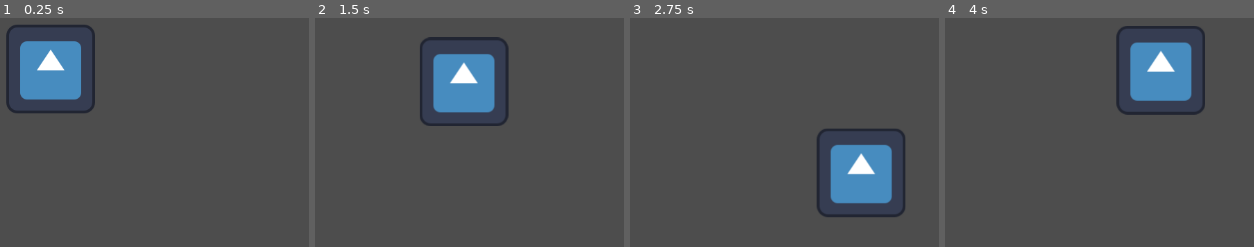
Above: before the commit, frames 1-4 (left to right).
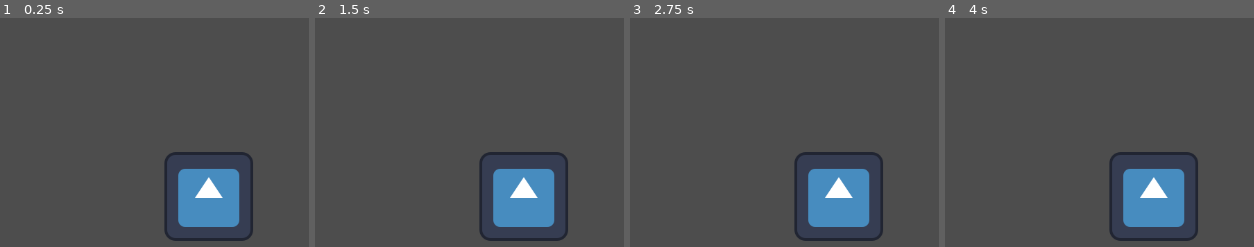
Above: after the commit, the same moments.

Repository: GeometricParrot/GMTK-2023-godot-horror
Game: Godot game, scene res://World/world.tscn
Same seed, same stepped clock (60 frames per second), same inputs: the game is played once before the commit and once after it. The engine's default icon, where the game draws it, is replaced by a stand-in: a white triangle on a blue panel in a dark square.
Inputs:
- Up to frame 1 (0.25 s): no input
- Up to frame 2 (1.5 s): tap Enter at 0.5 s; hold D (right) 0.53-1.28 s; hold S (down) from 1.28 s (still down)
- Up to frame 3 (2.75 s): release S (down) at 2.03 s; hold D (right) from 2.03 s (still down)
- Up to frame 4 (4 s): release D (right) at 2.78 s; hold W (up) 2.78-3.53 s; hold A (left) from 3.53 s (still down)

The runs differ from the first frame. In frame 1, 13% of the frame differs, in the area x 1-82%, y 3-98%; in frame 2, 13%, in the area x 33-82%, y 8-98%; in frame 3, 8.9%; in frame 4, 13%.

Commit message:
Add audio fade and triggers

Diff:
--- a/Player/player.gd
+++ b/Player/player.gd
@@ -13,10 +13,10 @@
 	var input_vector := Vector2.ZERO
 
 	input_vector = Input.get_vector("left","right","up","down")
-	print(velocity)
+
 
 	input_vector = input_to_dir(input_vector)
-	print(input_vector)
+
 	direction = direction.lerp(input_vector, accel)
 
 	velocity = direction * maxSpeed  * delta * 60.0
--- a/Player/player.tscn
+++ b/Player/player.tscn
@@ -7,9 +7,15 @@
 radius = 76.0
 height = 152.0
 
+[sub_resource type="CapsuleShape2D" id="CapsuleShape2D_idwtr"]
+radius = 85.0
+height = 210.0
+
 [node name="Player" type="CharacterBody2D"]
+collision_layer = 3
+collision_mask = 3
+motion_mode = 1
 script = ExtResource("1_fscpc")
-speed = 200.0
 
 [node name="Icon" type="Sprite2D" parent="."]
 position = Vector2(-1, 13)
@@ -18,3 +24,12 @@
 [node name="CollisionShape2D" type="CollisionShape2D" parent="."]
 position = Vector2(-3, 14)
 shape = SubResource("CapsuleShape2D_2dqk7")
+
+[node name="PlayerMusicTrigger" type="Area2D" parent="."]
+collision_layer = 2
+collision_mask = 0
+
+[node name="CollisionShape2D" type="CollisionShape2D" parent="PlayerMusicTrigger"]
+shape = SubResource("CapsuleShape2D_idwtr")
+
+[node name="Camera2D" type="Camera2D" parent="."]
--- a/SFX/music_c_ontroller.gd
+++ b/SFX/music_c_ontroller.gd
@@ -1,12 +1,45 @@
 extends Node
+
+
+var currentlyPlaying: int	# index in playlist array
+@onready var playlist = [$Armory, $Cell, $Hallway,
+$Janitory, $Lockers, $Office, $Research]
 
 
 # Called when the node enters the scene tree for the first time.
 func _ready():
-	$Music.play()
+	pass
 
 
 # Called every frame. 'delta' is the elapsed time since the previous frame.
-func _process(delta):
-	if $Music.playing == false:
-		$Music.play()
+func _process(_delta):
+	pass
+
+
+func _on_trigger_hall_area_entered(_area):
+	print("playing hall")
+	play_song(2)
+
+
+func _on_trigger_research_area_entered(_area):
+	print("playing research")
+	play_song(6)
+
+
+func play_song(newSong: int):
+
+	if newSong != currentlyPlaying:
+
+		# start the song if not playing
+		if playlist[newSong].playing == false:
+			playlist[newSong].play(2.0)
+
+		# create faders
+		var fadeIn = get_tree().create_tween()
+		var fadeOut = get_tree().create_tween()
+
+		# fade the songs in and out
+		fadeOut.tween_property(playlist[currentlyPlaying], "volume_db" , -40, 1)
+		fadeIn.tween_property(playlist[newSong], "volume_db" , -15, 1)
+
+		currentlyPlaying = newSong
--- a/SFX/music_c_ontroller.tscn
+++ b/SFX/music_c_ontroller.tscn
@@ -1,11 +1,40 @@
-[gd_scene load_steps=3 format=3 uid="uid://dwujuhcy23dqa"]
+[gd_scene load_steps=8 format=3 uid="uid://dwujuhcy23dqa"]
 
 [ext_resource type="Script" path="res://SFX/music_c_ontroller.gd" id="1_04ms1"]
-[ext_resource type="AudioStream" uid="uid://cpjrle1afd6ku" path="res://SFX/Underground Facility Ambient Pack/OGG/Ambience_Armory.ogg" id="2_acwsc"]
+[ext_resource type="AudioStream" uid="uid://cyqw76ik4xcrn" path="res://SFX/Underground Facility Ambient Pack/WAV/Ambience_Cell.wav" id="2_r2we5"]
+[ext_resource type="AudioStream" uid="uid://c4ney8lyutqww" path="res://SFX/Underground Facility Ambient Pack/WAV/Ambience_Hallway.wav" id="3_uo6xg"]
+[ext_resource type="AudioStream" uid="uid://dqepaqil8euvd" path="res://SFX/Underground Facility Ambient Pack/WAV/Ambience_Janitory.wav" id="4_ueu03"]
+[ext_resource type="AudioStream" uid="uid://hfudpjf2vlsu" path="res://SFX/Underground Facility Ambient Pack/WAV/Ambience_Lockers.wav" id="5_iq6v1"]
+[ext_resource type="AudioStream" uid="uid://dlkb4id7algv8" path="res://SFX/Underground Facility Ambient Pack/WAV/Ambience_Office.wav" id="6_j5dr2"]
+[ext_resource type="AudioStream" uid="uid://bcxg057sd4gvc" path="res://SFX/Underground Facility Ambient Pack/WAV/Ambience_Research.wav" id="7_ckffx"]
 
 [node name="Music Controller" type="Node"]
 script = ExtResource("1_04ms1")
 
-[node name="Music" type="AudioStreamPlayer" parent="."]
-stream = ExtResource("2_acwsc")
-volume_db = -5.0
+[node name="Armory" type="AudioStreamPlayer" parent="."]
+stream = ExtResource("2_r2we5")
+volume_db = -40.0
+
+[node name="Cell" type="AudioStreamPlayer" parent="."]
+stream = ExtResource("2_r2we5")
+volume_db = -40.0
+
+[node name="Hallway" type="AudioStreamPlayer" parent="."]
+stream = ExtResource("3_uo6xg")
+volume_db = -40.0
+
+[node name="Janitory" type="AudioStreamPlayer" parent="."]
+stream = ExtResource("4_ueu03")
+volume_db = -40.0
+
+[node name="Lockers" type="AudioStreamPlayer" parent="."]
+stream = ExtResource("5_iq6v1")
+volume_db = -40.0
+
+[node name="Office" type="AudioStreamPlayer" parent="."]
+stream = ExtResource("6_j5dr2")
+volume_db = -40.0
+
+[node name="Research" type="AudioStreamPlayer" parent="."]
+stream = ExtResource("7_ckffx")
+volume_db = -40.0
--- /dev/null
+++ b/SFX/music_trigger.gd
@@ -0,0 +1,13 @@
+extends Area2D
+
+
+# Called when the node enters the scene tree for the first time.
+func _ready():
+	pass # Replace with function body.
+
+
+# Called every frame. 'delta' is the elapsed time since the previous frame.
+func _process(delta):
+	pass
+
+func _
--- /dev/null
+++ b/SFX/music_trigger.tscn
@@ -0,0 +1,5 @@
+[gd_scene format=3 uid="uid://cu65wqi3alm0o"]
+
+[node name="Music Trigger" type="Area2D"]
+collision_layer = 0
+collision_mask = 2
--- /dev/null
+++ b/World/world.gd
@@ -0,0 +1,11 @@
+extends Node2D
+
+
+# Called when the node enters the scene tree for the first time.
+func _ready():
+	pass # Replace with function body.
+
+
+# Called every frame. 'delta' is the elapsed time since the previous frame.
+func _process(_delta):
+	pass
--- a/World/world.tscn
+++ b/World/world.tscn
@@ -1,9 +1,36 @@
-[gd_scene load_steps=2 format=3 uid="uid://xycuuei177jm"]
+[gd_scene load_steps=6 format=3 uid="uid://xycuuei177jm"]
 
+[ext_resource type="Script" path="res://World/world.gd" id="1_0vmvq"]
 [ext_resource type="PackedScene" uid="uid://cvvypkl22xnqn" path="res://Player/player.tscn" id="1_h7dys"]
+[ext_resource type="PackedScene" uid="uid://dwujuhcy23dqa" path="res://SFX/music_c_ontroller.tscn" id="3_ts8wf"]
+[ext_resource type="PackedScene" uid="uid://cu65wqi3alm0o" path="res://SFX/music_trigger.tscn" id="4_qitfw"]
+
+[sub_resource type="CircleShape2D" id="CircleShape2D_ewly5"]
+radius = 60.0333
 
 [node name="World" type="Node2D"]
+script = ExtResource("1_0vmvq")
 
 [node name="Player" parent="." instance=ExtResource("1_h7dys")]
 position = Vector2(348, 140)
-motion_mode = 1
+
+[node name="Music Controller" parent="." instance=ExtResource("3_ts8wf")]
+
+[node name="Trigger Hall" parent="." instance=ExtResource("4_qitfw")]
+position = Vector2(101, 431)
+disable_mode = 2
+collision_layer = 3
+
+[node name="CollisionShape2D" type="CollisionShape2D" parent="Trigger Hall"]
+shape = SubResource("CircleShape2D_ewly5")
+
+[node name="Trigger Research" parent="." instance=ExtResource("4_qitfw")]
+position = Vector2(299, 420)
+disable_mode = 2
+collision_layer = 3
+
+[node name="CollisionShape2D" type="CollisionShape2D" parent="Trigger Research"]
+shape = SubResource("CircleShape2D_ewly5")
+
+[connection signal="area_entered" from="Trigger Hall" to="Music Controller" method="_on_trigger_hall_area_entered"]
+[connection signal="area_entered" from="Trigger Research" to="Music Controller" method="_on_trigger_research_area_entered"]
--- a/project.godot
+++ b/project.godot
@@ -15,12 +15,9 @@
 config/features=PackedStringArray("4.1", "GL Compatibility")
 config/icon="res://icon.svg"
 
-
 [autoload]
 
 MusicCOntroller="*res://SFX/music_c_ontroller.tscn"
-
-
 
 [input]
 
@@ -53,6 +50,10 @@
 ]
 }
 
+[layer_names]
+
+2d_physics/layer_2="trigger music"
+
 [rendering]
 
 renderer/rendering_method="gl_compatibility"
Not shown: 1 places in Player/player.tscn that only renumber resources
Binary file removed: icon.png
Not shown, removed: icon.png.import
